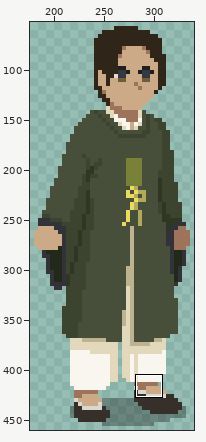
Two states of a pixel-art file, Assets/Resources/Art/Sprites/Boater/Animations/Boater.ase. Above: a wide view before the commit, with the close-up outlined.
Close-up. Before the edit:
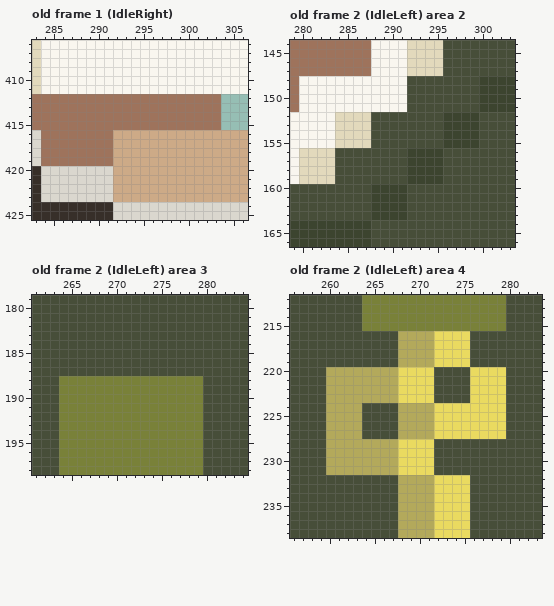
512x512 pixels, 2 frames. Colours within 5 levels of each other are drawn and written as one. Shown: old frame 1 (IdleRight): x 283..306, y 406..425; old frame 2 (IdleLeft) area 2: x 279..303, y 144..166; old frame 2 (IdleLeft) area 3: x 261..284, y 179..198; old frame 2 (IdleLeft) area 4: x 256..283, y 212..238. The wide view leaves out empty margins. The commit also changed other frames or places, which this record leaves out.
Now the later version:
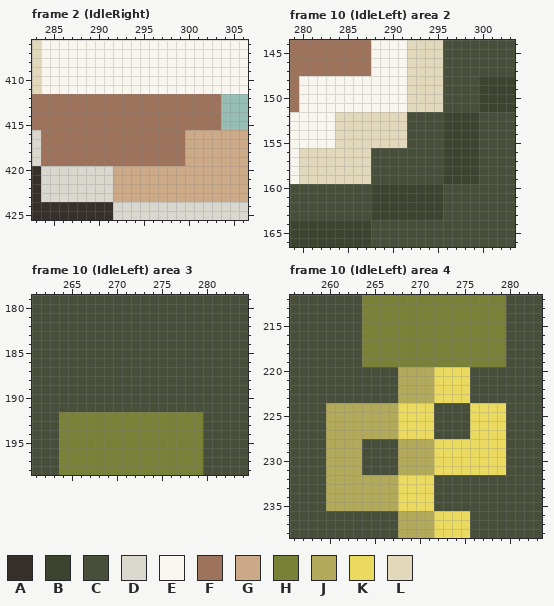
Palette (. is transparent): A #372f29  B #3c442f  C #474e39  D #dad7ce  E #f9f6ef  F #9e735c  G #cdaa87  H #798139  J #b3a95b  K #eada60  L #e2d9bc
A new or re-ordered frame is compared with the old frame closest to it.
The author wrote: chore: added male NPC anims
Changes in this commit:
frames 2 -> 16
layer "NPC3" now hidden
layer "Left/NPC3 animated left" added
layer "Right/NPC3 animated right" added
frames re-ordered
Frame 2 (IdleRight) against old frame 1 (IdleRight), layer "Right/NPC3 animated right":
Colour G becomes colour F in rows 416 to 419 at x 292 to 299.
Frame 10 (IdleLeft) area 2 is new; against old frame 2 (IdleLeft), layer "Left/NPC3 animated left":
Colour C becomes colour B in rows 156 to 159 at x 296 to 299; in rows 160 to 163 at x 292 to 295.
Colour B becomes colour C in rows 156 to 159 at x 292 to 295.
Colour C becomes colour L in rows 148 to 151 at x 292 to 295; in rows 152 to 155 at x 288 to 291; in rows 156 to 159 at x 284 to 287.
Frame 10 (IdleLeft) area 3 is new; against old frame 2 (IdleLeft), layer "Left/NPC3 animated left":
Colour H becomes colour C in rows 188 to 191 at x 264 to 279.
Frame 10 (IdleLeft) area 4 is new; against old frame 2 (IdleLeft), layer "Left/NPC3 animated left":
Colour J becomes colour C in rows 220 to 223 at x 260 to 267; in rows 228 to 231 at x 264 to 267.
Colour K becomes colour C in rows 220 to 223 at x 276 to 279; in rows 224 to 227 at x 272 to 275; in rows 232 to 235 at x 272 to 275.
Colour C becomes colour H in rows 216 to 219 at x 264 to 267 and 276 to 279.
Colour J becomes colour H in rows 216 to 219 at x 268 to 271.
Colour K becomes colour H in rows 216 to 219 at x 272 to 275.
Colour C becomes colour J in rows 224 to 227 at x 264 to 267; in rows 232 to 235 at x 260 to 267.
Colour K becomes colour J in rows 220 to 223 at x 268 to 271; in rows 228 to 231 at x 268 to 271.
Colour C becomes colour K in rows 220 to 223 at x 272 to 275; in rows 228 to 231 at x 272 to 279.
Colour J becomes colour K in rows 224 to 227 at x 268 to 271; in rows 232 to 235 at x 268 to 271.
Boxes around the changes in both close-ups, in picture pixels (x1, y1, x2, y2):
changed: (113, 130, 185, 166)
changed: (335, 76, 479, 220)
changed: (59, 376, 203, 412)
changed: (326, 331, 506, 511)
